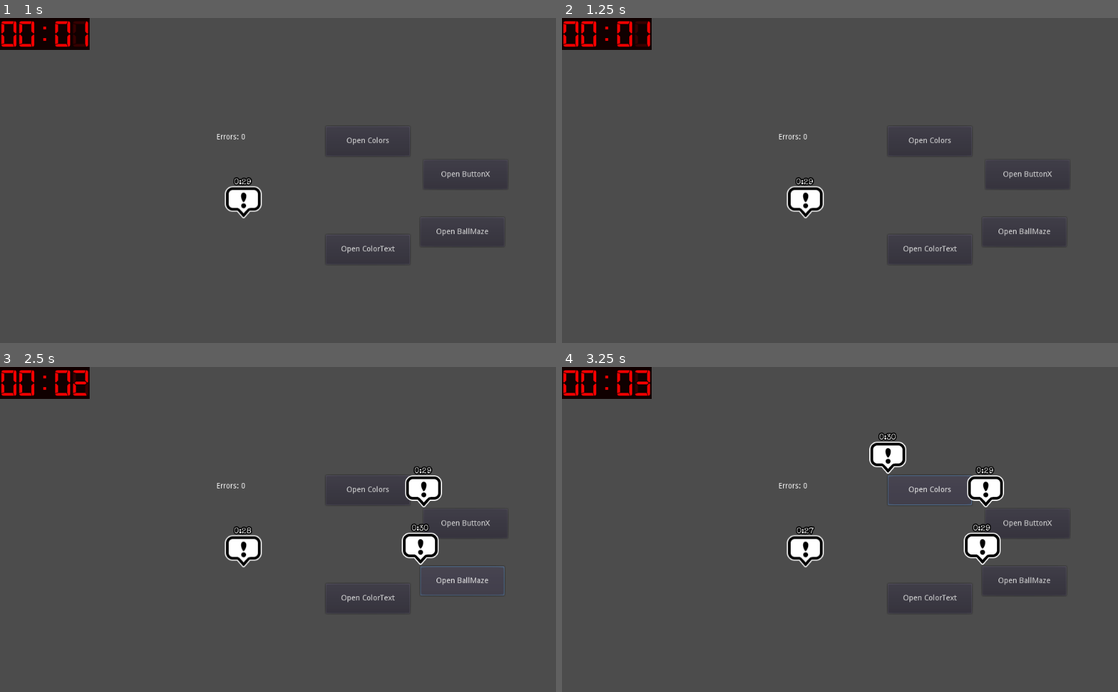
Above: before the commit, frames 1-4 (two rows, left to right).
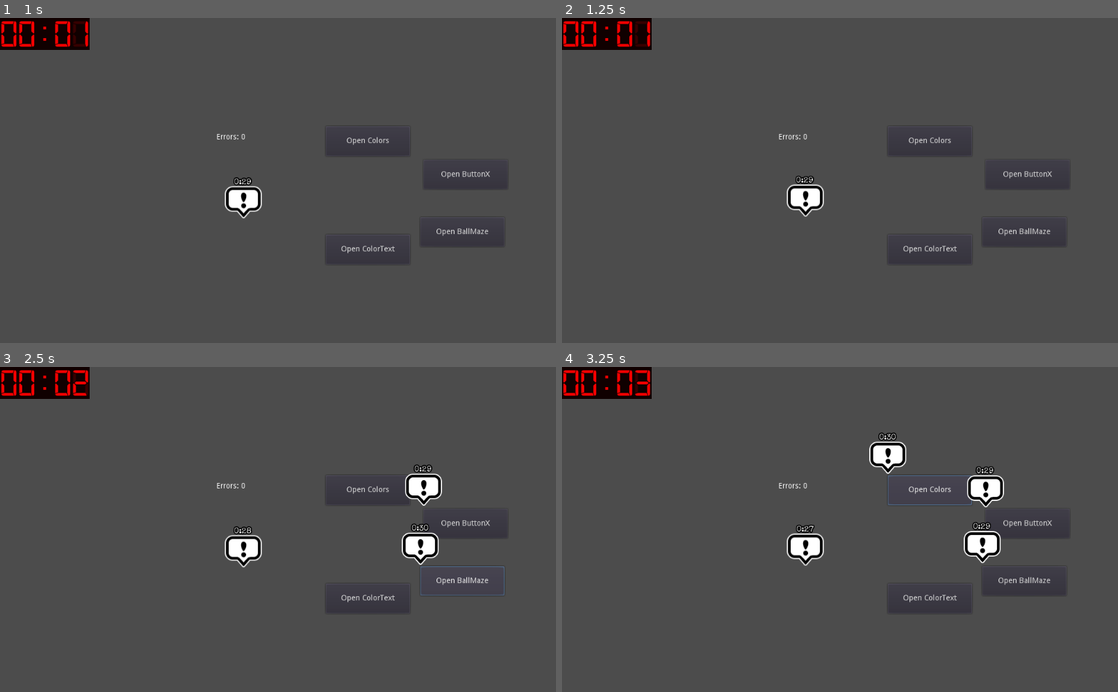
Above: after the commit, the same moments.

Repository: hupijekku/LD46
Game: Godot game, scene res://Scenes/Games/Main.tscn
Same seed, same stepped clock (60 frames per second), same inputs: the game is played once before the commit and once after it.
Inputs:
- Up to frame 1 (1 s): click "START" at 0.5 s
- Up to frame 2 (1.25 s): no input
- Up to frame 3 (2.5 s): click "Open ButtonX" at 1.25 s; click "Open BallMaze" at 2 s
- Up to frame 4 (3.25 s): click "Open Colors" at 2.75 s

Frame 1 is identical in both runs. In frame 2, 0.3% of the frame differs, in the area x 40-48%, y 48-62%; in frame 3, 0.3%; in frame 4, 0.6%, in the area x 40-79%, y 47-62%.

Commit message:
Small animation for pop up

Diff:
--- a/Project/Scenes/PopUp.tscn
+++ b/Project/Scenes/PopUp.tscn
@@ -6,6 +6,30 @@
 [ext_resource path="res://Sprites/!hover.png" type="Texture" id=4]
 [ext_resource path="res://Sprites/!hurry.png" type="Texture" id=5]
 [ext_resource path="res://Scripts/PopUp.gd" type="Script" id=6]
+
+[sub_resource type="Animation" id=1]
+resource_name = "Bounce"
+length = 0.5
+tracks/0/type = "bezier"
+tracks/0/path = NodePath("Bubble:rect_position:x")
+tracks/0/interp = 1
+tracks/0/loop_wrap = true
+tracks/0/imported = false
+tracks/0/enabled = true
+tracks/0/keys = {
+"points": PoolRealArray(  ),
+"times": PoolRealArray(  )
+}
+tracks/1/type = "bezier"
+tracks/1/path = NodePath("Bubble:rect_position:y")
+tracks/1/interp = 1
+tracks/1/loop_wrap = true
+tracks/1/imported = false
+tracks/1/enabled = true
+tracks/1/keys = {
+"points": PoolRealArray( -65, -0.25, 0, 0.25, 0, -68, -0.36, -1.66287, 0.36, 1.66287, -65, -0.25, 0, 0.25, 0 ),
+"times": PoolRealArray( 0, 0.2, 0.4 )
+}
 
 [node name="PopUp" type="Node2D"]
 script = ExtResource( 6 )
@@ -29,6 +53,10 @@
 margin_top = -12.0
 margin_right = 16.0
 margin_bottom = 4.0
+
+[node name="AnimationPlayer" type="AnimationPlayer" parent="."]
+anims/Bounce = SubResource( 1 )
 [connection signal="pressed" from="Bubble" to="." method="_on_Bubble_pressed"]
+[connection signal="mini_timeout" from="Bubble/Countdown" to="." method="_on_Countdown_mini_timeout"]
 [connection signal="ready" from="Bubble/Countdown" to="." method="_on_Countdown_ready"]
 [connection signal="timer_timeout" from="Bubble/Countdown" to="." method="_on_Countdown_timer_timeout"]
--- a/Project/Scripts/PopUp.gd
+++ b/Project/Scripts/PopUp.gd
@@ -9,9 +9,10 @@
 	pass
 
 func _process(delta):
-	var time_left = $Bubble/Countdown.time_amount - $Bubble/Countdown.time
-	if time_left <= 10:
-		$Bubble.texture_normal = $Bubble.texture_disabled
+#	var time_left = $Bubble/Countdown.time_amount - $Bubble/Countdown.time
+#	if time_left <= 10:
+#		$Bubble.texture_normal = $Bubble.texture_disabled
+	pass
 
 
 func _on_Bubble_pressed():
@@ -30,3 +31,11 @@
 func _on_Countdown_timer_timeout():
 	Globals.add_mistake()
 	queue_free()
+
+
+func _on_Countdown_mini_timeout():
+	var time_left = $Bubble/Countdown.time_amount - $Bubble/Countdown.time
+	if time_left <= 10:
+		$Bubble.texture_normal = $Bubble.texture_disabled
+		$AnimationPlayer.play("Bounce")
+	if time_left%2 == 0: $AnimationPlayer.play("Bounce")
--- a/Project/Scripts/Timer.gd
+++ b/Project/Scripts/Timer.gd
@@ -1,6 +1,7 @@
 extends Control
 
 signal timer_timeout
+signal mini_timeout
 
 var time_amount = 900
 var time = 0
@@ -25,6 +26,7 @@
 	pass
 
 func _on_Timer_timeout():
+	emit_signal("mini_timeout")
 	timer.start()
 	time += 1
 	set_label()
Not shown: 1 places in Project/Scenes/PopUp.tscn that only renumber resources
